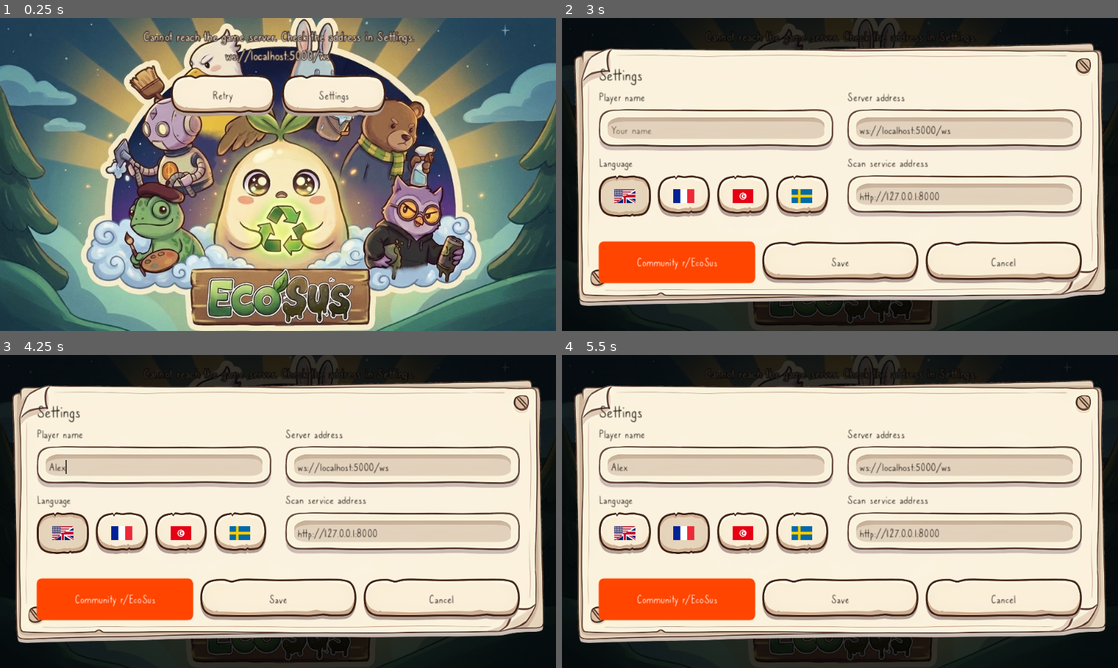
Above: before the commit, frames 1-4 (two rows, left to right).
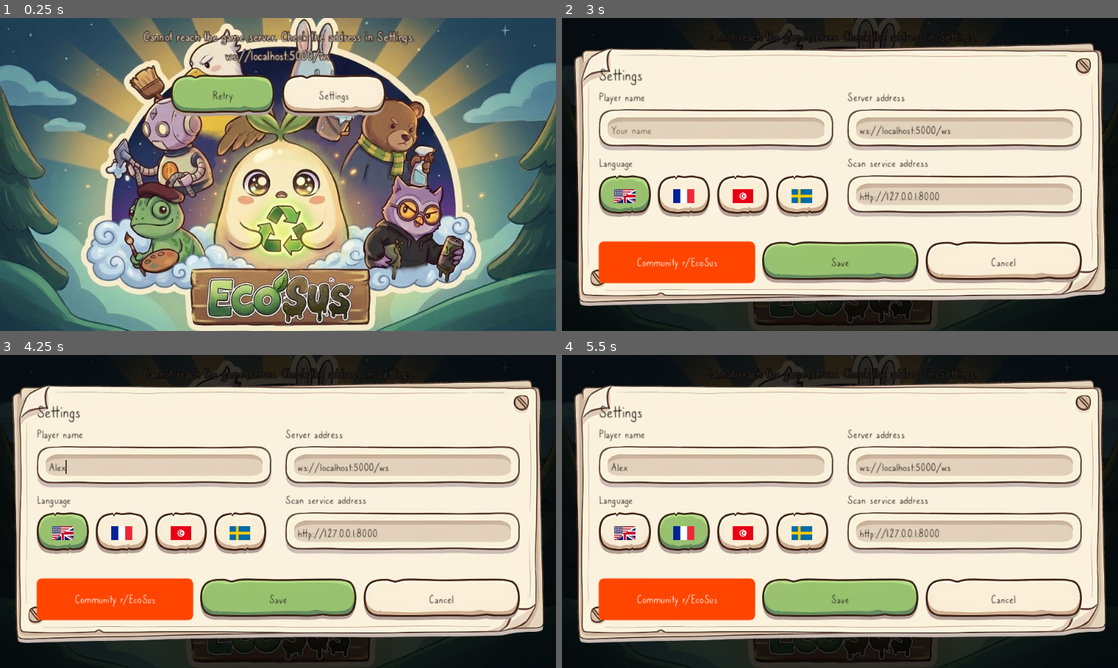
Above: after the commit, the same moments.

Repository: Faouzi-Blibech/EcoSus-Uncycled
Game: Godot game, scene res://scenes/boot/boot.tscn
The game is run twice, just before and just after one commit, with the same random seed, the same clock (stepped at 60 frames per second) and the same inputs.
Inputs (mouse positions are in pixels of both pictures, inside the frame that each line leads up to):
- Up to frame 1 (0.25 s): no input
- Up to frame 2 (3 s): click "Retry" at 0.5 s; click "Retry" at 1.25 s; click "Retry" at 2 s; click "Settings" at 2.75 s
- Up to frame 3 (4.25 s): click (155, 467) at 3.52 s; type "Alex" at 3.6 s
- Up to frame 4 (5.5 s): click (623, 533) at 4.25 s; click (684, 533) at 5 s

The runs differ from the first frame. In frame 1, 1.9% of the frame differs, in the area x 30-50%, y 18-31%; in frame 2, 3.8%; in frame 3, 3.8%; in frame 4, 3.8%, in the area x 17-65%, y 50-84%.

Commit message:
ui: coloured buttons (green go, cream cancel/close/back, coral skip/clear)
Buttons are green by default; UIKit.make_button's kind (theme type variations CreamButton, CoralButton) marks cancel, close, back and done cream, Skip vote and the keypad's Clear coral. Pick-one toggles (language flags, vote cards) are cream and turn green when chosen (PaperKit.choice).

Diff:
--- a/client/minigames/check_meter/check_meter.gd
+++ b/client/minigames/check_meter/check_meter.gd
@@ -51,6 +51,8 @@
 		b.size = KEY_SIZE
 		b.custom_minimum_size = KEY_SIZE
 		b.position = Vector2(left + (i % PAD_COLUMNS) * (KEY_SIZE.x + KEY_GAP), PAD_TOP + (i / PAD_COLUMNS) * (KEY_SIZE.y + KEY_GAP))
+		# Digits are cream keys, Clear is the coral one.
+		b.theme_type_variation = "CoralButton" if keys[i] == "clear" else "CreamButton"
 		if keys[i] == "clear":
 			b.text = tr("MG_METER_CLEAR")
 			b.pressed.connect(clear_entry)
--- a/client/scenes/boot/boot.gd
+++ b/client/scenes/boot/boot.gd
@@ -57,7 +57,7 @@
 	var retry: Button = UIKit.make_button(tr("BOOT_RETRY"))
 	retry.pressed.connect(_start)
 	_buttons.add_child(retry)
-	var settings_btn: Button = UIKit.make_button(tr("COMMON_SETTINGS"))
+	var settings_btn: Button = UIKit.make_button(tr("COMMON_SETTINGS"), 120.0, "cream")
 	settings_btn.pressed.connect(_open_settings)
 	_buttons.add_child(settings_btn)
 
--- a/client/scenes/meeting/phrase_picker.gd
+++ b/client/scenes/meeting/phrase_picker.gd
@@ -224,7 +224,7 @@
 func _back_row(with_send: bool) -> HBoxContainer:
 	var row: HBoxContainer = HBoxContainer.new()
 	row.add_theme_constant_override("separation", 6)
-	var back_btn: Button = UIKit.make_button(tr("CHAT_BACK"), 100.0)
+	var back_btn: Button = UIKit.make_button(tr("CHAT_BACK"), 100.0, "cream")
 	back_btn.pressed.connect(back)
 	row.add_child(back_btn)
 	if with_send:
--- a/client/scenes/menu/menu.gd
+++ b/client/scenes/menu/menu.gd
@@ -183,7 +183,7 @@
 	var row: HBoxContainer = HBoxContainer.new()
 	row.add_theme_constant_override("separation", 8)
 	box.add_child(row)
-	var close_btn: Button = UIKit.make_button(tr(close_key))
+	var close_btn: Button = UIKit.make_button(tr(close_key), 120.0, "cream")
 	close_btn.size_flags_horizontal = Control.SIZE_EXPAND_FILL
 	close_btn.pressed.connect(_close_popup)
 	row.add_child(close_btn)
--- a/client/scenes/reconnect/reconnecting.gd
+++ b/client/scenes/reconnect/reconnecting.gd
@@ -26,7 +26,7 @@
 	_status.horizontal_alignment = HORIZONTAL_ALIGNMENT_CENTER
 	box.add_child(_status)
 
-	var back: Button = UIKit.make_button(tr("RECONNECT_BACK"))
+	var back: Button = UIKit.make_button(tr("RECONNECT_BACK"), 120.0, "cream")
 	back.pressed.connect(_on_back)
 	box.add_child(back)
 
--- a/client/ui/hud/card_picker.gd
+++ b/client/ui/hud/card_picker.gd
@@ -110,7 +110,7 @@
 	_row.mouse_filter = Control.MOUSE_FILTER_IGNORE
 	box.add_child(_row)
 	if cancelable:
-		var cancel: Button = UIKit.make_button(tr(cancel_key), CARD_SIZE.x)
+		var cancel: Button = UIKit.make_button(tr(cancel_key), CARD_SIZE.x, "cream")
 		cancel.custom_minimum_size.y = maxf(cancel.custom_minimum_size.y, CANCEL_MIN_HEIGHT)
 		cancel.pressed.connect(_on_cancel)
 		box.add_child(cancel)
--- a/client/ui/hud/ghost_chat_panel.gd
+++ b/client/ui/hud/ghost_chat_panel.gd
@@ -92,7 +92,7 @@
 	send_btn.focus_mode = Control.FOCUS_NONE
 	send_btn.pressed.connect(send)
 	_type_row.add_child(send_btn)
-	_done_btn = UIKit.make_button(tr("CHAT_DONE"), SEND_WIDTH)
+	_done_btn = UIKit.make_button(tr("CHAT_DONE"), SEND_WIDTH, "cream")
 	_done_btn.focus_mode = Control.FOCUS_NONE
 	_done_btn.visible = false
 	_done_btn.pressed.connect(_on_done)
--- a/client/ui/widgets/language_picker.gd
+++ b/client/ui/widgets/language_picker.gd
@@ -6,6 +6,7 @@
 signal picked(code: String)
 
 const UIKit := preload("res://ui/widgets/ui_kit.gd")
+const PaperKit := preload("res://ui/widgets/paper_kit.gd")
 
 const BUTTON_WIDTH_PX: float = 128.0
 const COMPACT_WIDTH_PX: float = 60.0
@@ -28,6 +29,8 @@
 		btn.add_theme_constant_override("icon_max_width", FLAG_WIDTH_PX)
 		btn.alignment = HORIZONTAL_ALIGNMENT_CENTER if compact else HORIZONTAL_ALIGNMENT_LEFT
 		btn.toggle_mode = true
+		# Cream flags; the current language is the green one.
+		PaperKit.choice(btn)
 		btn.button_group = _group
 		btn.button_pressed = code == current
 		btn.pressed.connect(func() -> void: picked.emit(code))
--- a/client/ui/widgets/paper_kit.gd
+++ b/client/ui/widgets/paper_kit.gd
@@ -342,12 +342,15 @@
 			th.set_color(state, type, INK)
 		th.set_color("font_disabled_color", type, SOFT_INK)
 		th.set_stylebox("focus", type, StyleBoxEmpty.new())
-	for type in ["Button", "OptionButton", "MenuButton"]:
-		th.set_stylebox("normal", type, box("button_cream.png", 18.0, Vector2(BUTTON_PAD_X, 4.0)))
-		th.set_stylebox("hover", type, box("button_cream.png", 18.0, Vector2(BUTTON_PAD_X, 4.0)))
-		th.set_stylebox("pressed", type, box("button_cream_pressed.png", 18.0, Vector2(BUTTON_PAD_X, 4.0)))
-		th.set_stylebox("hover_pressed", type, box("button_cream_pressed.png", 18.0, Vector2(BUTTON_PAD_X, 4.0)))
-		th.set_stylebox("disabled", type, box("button_grey_disabled.png", 18.0, Vector2(BUTTON_PAD_X, 4.0)))
+	# Buttons are green (go / confirm) unless marked: theme_type_variation "CreamButton" for
+	# cancel, close and back, "CoralButton" for skip and danger (UIKit.make_button's kind).
+	_pill_styles(th, "Button", "green")
+	_pill_styles(th, "OptionButton", "cream")
+	_pill_styles(th, "MenuButton", "cream")
+	for kind in BUTTON_KINDS:
+		var variation: String = variation_of(kind)
+		th.set_type_variation(variation, "Button")
+		_pill_styles(th, variation, kind)
 	for type in ["CheckBox", "CheckButton"]:
 		for state in ["normal", "hover", "pressed", "hover_pressed", "disabled"]:
 			th.set_stylebox(state, type, StyleBoxEmpty.new())
@@ -372,6 +375,38 @@
 	return _theme
 
 
+const BUTTON_KINDS: Array[String] = ["green", "cream", "coral"]
+
+
+## Theme type variation of a pill colour: "cream" -> "CreamButton".
+static func variation_of(kind: String) -> String:
+	return kind.capitalize() + "Button"
+
+
+static func _pill_styles(th: Theme, type: String, kind: String) -> void:
+	var pad: Vector2 = Vector2(BUTTON_PAD_X, 4.0)
+	var normal: StyleBoxTexture = box("button_%s.png" % kind, 18.0, pad)
+	var held: StyleBoxTexture = box("button_%s_pressed.png" % kind, 18.0, pad)
+	th.set_stylebox("normal", type, normal)
+	th.set_stylebox("hover", type, normal)
+	th.set_stylebox("pressed", type, held)
+	th.set_stylebox("hover_pressed", type, held)
+	th.set_stylebox("disabled", type, box("button_grey_disabled.png", 18.0, pad))
+	th.set_stylebox("focus", type, StyleBoxEmpty.new())
+	# Ink reads on all three pills (the green and coral art are light enough).
+	for state in ["font_color", "font_hover_color", "font_pressed_color", "font_focus_color", "font_hover_pressed_color"]:
+		th.set_color(state, type, INK)
+	th.set_color("font_disabled_color", type, SOFT_INK)
+
+
 ## A seat colour dark enough to read as text on paper (seat colours are made for the dark map).
 static func seat_ink(seat_color: Color) -> Color:
 	return seat_color.darkened(0.45) if seat_color.get_luminance() > 0.35 else seat_color
+
+
+## A pick-one toggle (a language, a vote card): a cream pill that turns green while chosen.
+static func choice(btn: Button) -> void:
+	btn.theme_type_variation = variation_of("cream")
+	var picked: StyleBoxTexture = box("button_green.png", 18.0, Vector2(BUTTON_PAD_X, 4.0))
+	btn.add_theme_stylebox_override("pressed", picked)
+	btn.add_theme_stylebox_override("hover_pressed", picked)
--- a/client/ui/widgets/settings_panel.gd
+++ b/client/ui/widgets/settings_panel.gd
@@ -85,7 +85,7 @@
 	save_btn.size_flags_horizontal = Control.SIZE_EXPAND_FILL
 	save_btn.pressed.connect(_on_save)
 	row.add_child(save_btn)
-	var cancel_btn: Button = UIKit.make_button(tr("COMMON_CANCEL"))
+	var cancel_btn: Button = UIKit.make_button(tr("COMMON_CANCEL"), 120.0, "cream")
 	cancel_btn.size_flags_horizontal = Control.SIZE_EXPAND_FILL
 	cancel_btn.pressed.connect(_on_cancel)
 	row.add_child(cancel_btn)
--- a/client/ui/widgets/ui_kit.gd
+++ b/client/ui/widgets/ui_kit.gd
@@ -37,8 +37,12 @@
 	return l
 
 
-static func make_button(text: String, min_width: float = 120.0) -> Button:
+## kind: the pill colour, "green" (go, the default), "cream" (cancel, close, back) or "coral"
+## (skip, danger).
+static func make_button(text: String, min_width: float = 120.0, kind: String = "green") -> Button:
 	var b: Button = Button.new()
+	if kind != "green":
+		b.theme_type_variation = kind.capitalize() + "Button"
 	b.text = text
 	b.custom_minimum_size = Vector2(min_width, MIN_TOUCH)
 	return b
